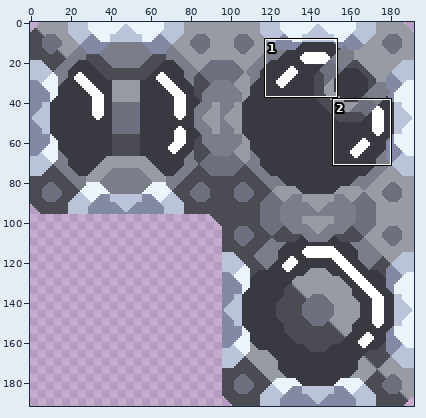
A sprite sheet gets an edit: sprites/blocks/crafting/atmospheric-extractor-preview.png. Above, an overview of the earlier version with the close-up marked.
Close-up. As it was:
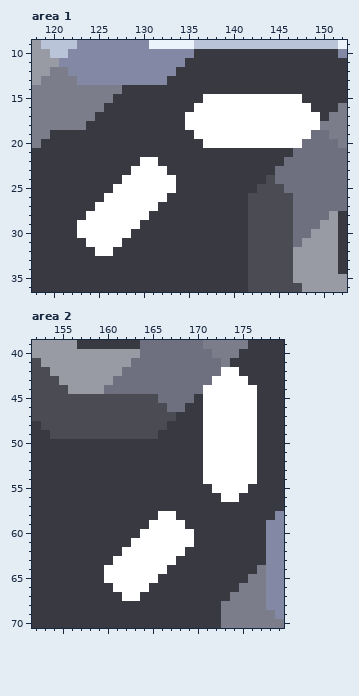
The file is 192x192 pixels. Shown: area 1: x 118..152, y 9..36; area 2: x 152..179, y 39..70.
Once edited:
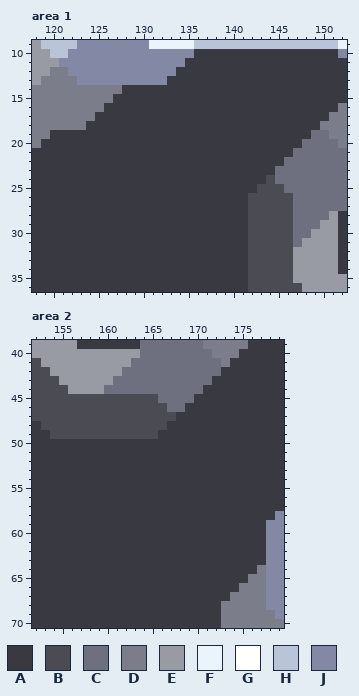
Palette (. is transparent): A #393a41  B #4a4b53  C #6e7080  D #7b7d8a  E #989aa4  F #ecf4fb  G #ffffff  H #b9c4d8  J #8388a4
Changes in this commit:
Area 1:
y 15: x 137..147 GGGGGGGGGGG -> AAAAAAAAAAA
y 16: x 136..148 GGGGGGGGGGGGG -> AAAAAAAAAAAAA
y 17..18: x 135..149 GGGGGGGGGGGGGGG -> AAAAAAAAAAAAAAA
y 19: x 136..148 GGGGGGGGGGGGG -> AAAAAAAAAAAAA
y 20: x 137..147 GGGGGGGGGGG -> AAAAAAAAAAA
y 22: x 130..131 GG -> AA
y 23: x 129..132 GGGG -> AAAA
y 24: x 128..133 GGGGGG -> AAAAAA
y 25: x 127..133 GGGGGGG -> AAAAAAA
y 26: x 126..132 GGGGGGG -> AAAAAAA
y 27: x 125..131 GGGGGGG -> AAAAAAA
y 28: x 124..130 GGGGGGG -> AAAAAAA
y 29: x 123..129 GGGGGGG -> AAAAAAA
y 30: x 123..128 GGGGGG -> AAAAAA
y 31: x 124..127 GGGG -> AAAA
y 32: x 125..126 GG -> AA
Area 2:
y 42: x 173..174 GG -> AA
y 43: x 172..175 GGGG -> AAAA
y 44..54: x 171..176 GGGGGG -> AAAAAA
y 55: x 172..175 GGGG -> AAAA
y 56: x 173..174 GG -> AA
y 58: x 166..167 GG -> AA
y 59: x 165..168 GGGG -> AAAA
y 60: x 164..169 GGGGGG -> AAAAAA
y 61: x 163..169 GGGGGGG -> AAAAAAA
y 62: x 162..168 GGGGGGG -> AAAAAAA
y 63: x 161..167 GGGGGGG -> AAAAAAA
y 64: x 160..166 GGGGGGG -> AAAAAAA
y 65: x 160..165 GGGGGG -> AAAAAA
y 66: x 161..164 GGGG -> AAAA
y 67: x 162..163 GG -> AA
Boxes around the changes in both close-ups, in picture pixels (x1, y1, x2, y2):
changed: (77, 94, 320, 256)
changed: (104, 367, 257, 601)
